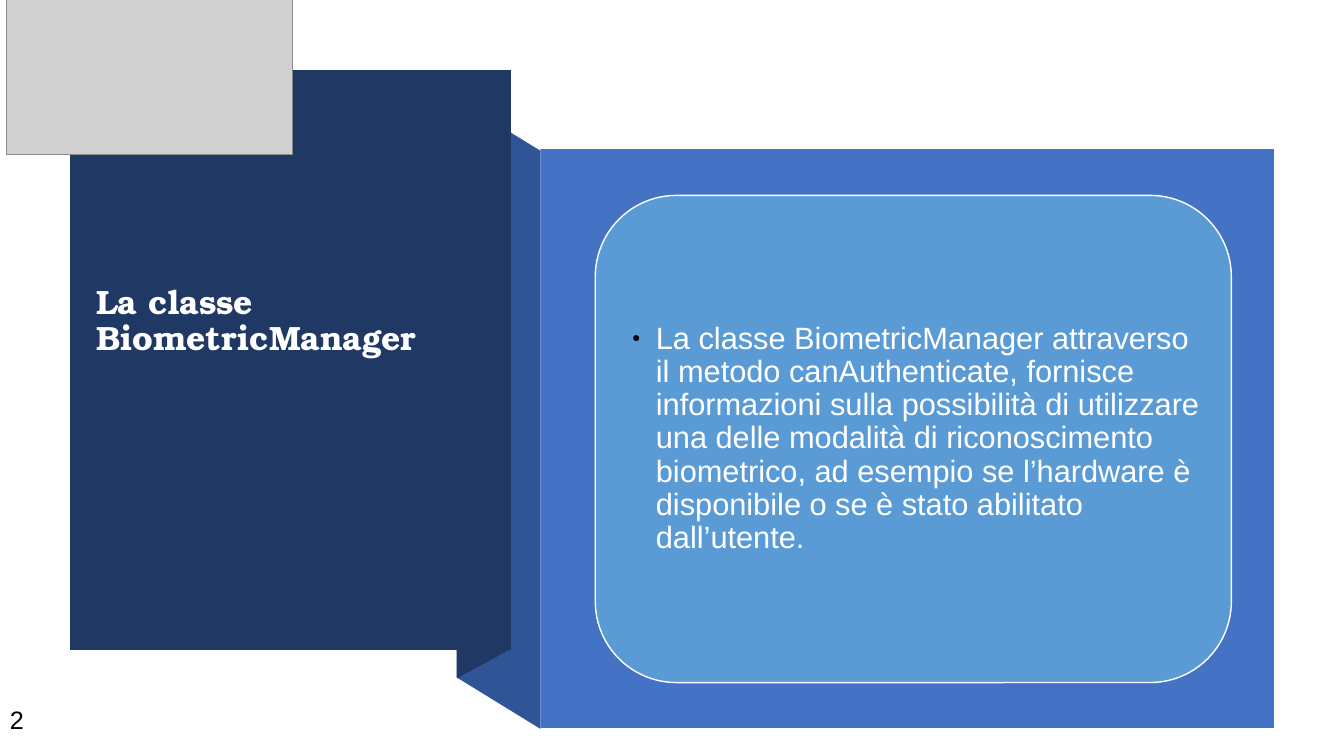
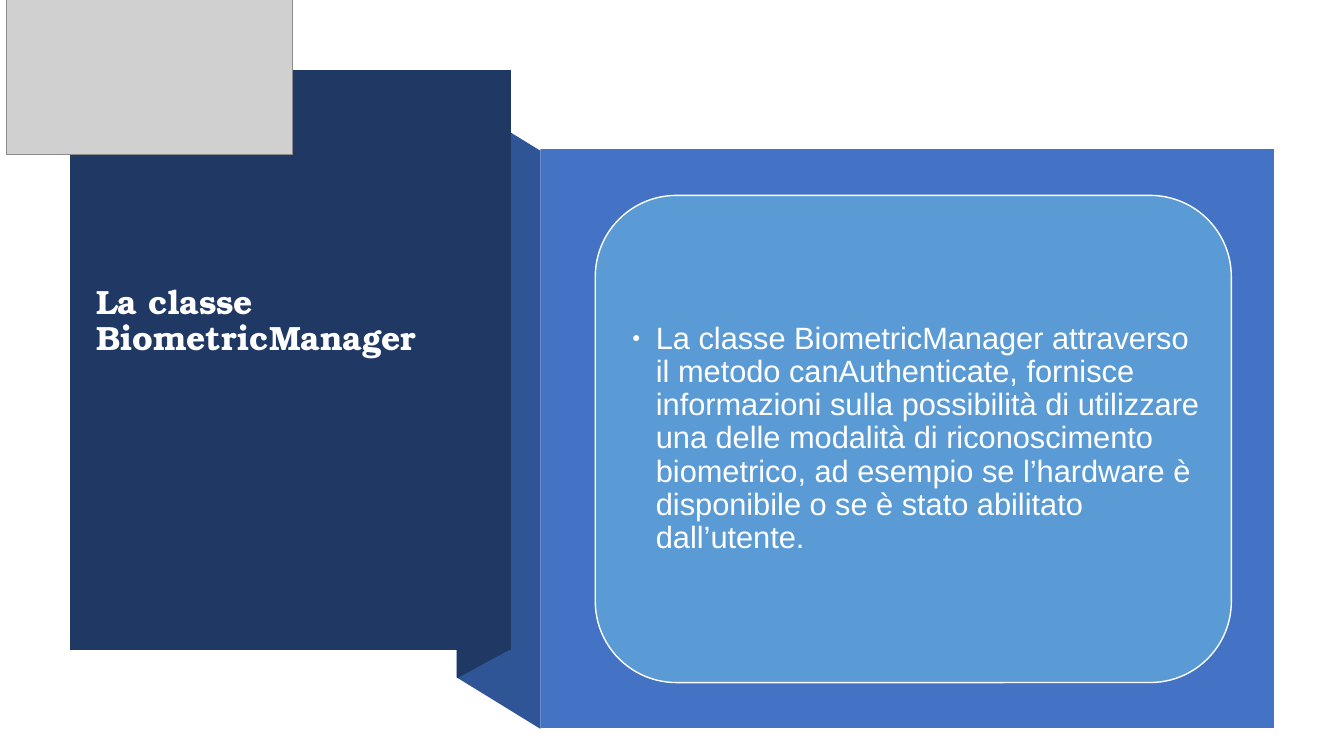
Before and after one commit to Torkin1/biometric_prompt_WALL-E, a slide deck: slide 3 of Introduzione Classi.odp (slide 2 before the commit). Drawn at 1344x756 pixels with LibreOffice and Linux fonts; fonts in the diff are those of the drawing; grey boxes stand for pictures. Boxes give left, top, right and bottom in pixels: in the first picture for what was removed or moved away, otherwise in the second. Text is boxed around its words. In the diff, an @@ line names an element or a change of style, - is before the commit and + after.

```diff
--- a/Introduzione Classi.odp
+++ b/Introduzione Classi.odp
@@ rounded rectangle "La classe BiometricManager attraverso il ..." at box(596, 196, 1232, 683): bullet colour #000000 to #FFFFFF @@
@@ page number removed at box(10, 711, 24, 729) @@
-2
```
Also in this commit, not shown: 4 other slides changed, 1 slide added, 1 other file.
